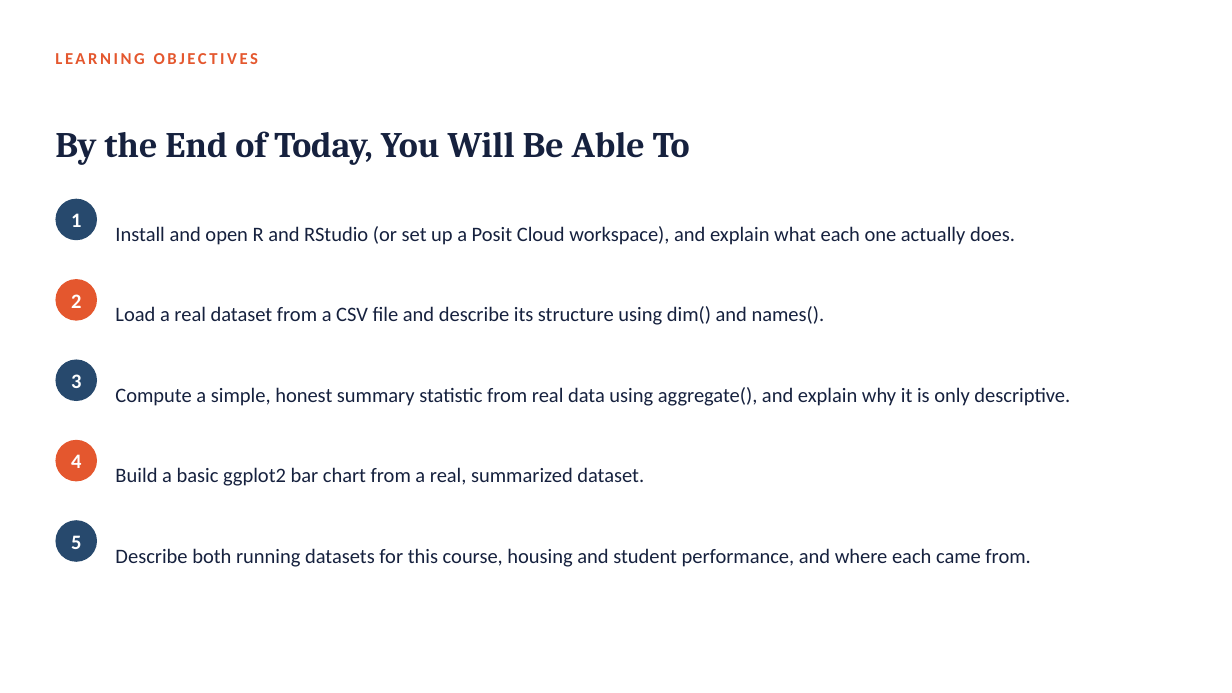
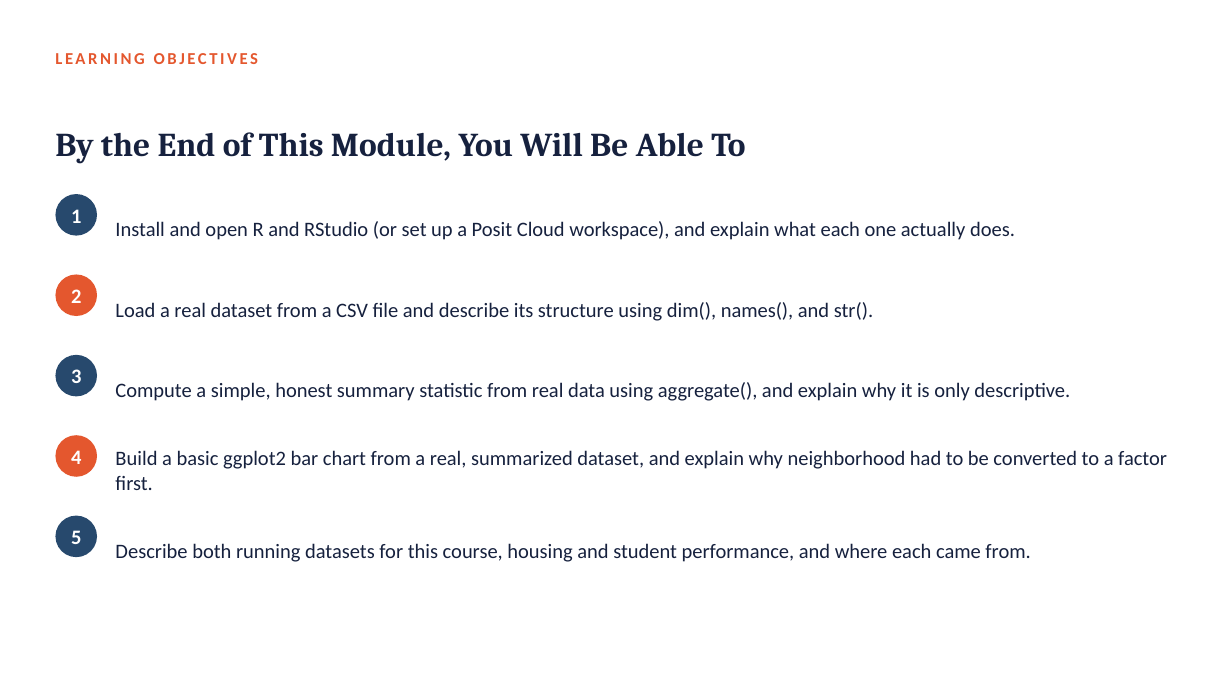
Before and after one commit to fmurital/Teaching-Curriculum, a slide deck: slide 4 of DATA-3230-Data-Visualization/01_Getting_Started_with_R_and_RStudio/Lecture_Slides/Module01_Getting_Started_with_R_and_RStudio.pptx (slide 5 before the commit). Drawn at 1232x693 pixels with LibreOffice and Linux fonts; fonts in the diff are those of the drawing. Boxes give left, top, right and bottom in pixels: in the first picture for what was removed or moved away, otherwise in the second. Text is boxed around its words. In the diff, an @@ line names an element or a change of style, - is before the commit and + after.

Commit message:
Expand Module 1 lecture deck to 74 slides with real code output
Grows the Module 1 deck from 29 to 74 slides so it covers a full
module's worth of material. Every live-coding moment now pairs the
real R code with the actual console output a student will see,
captured by running module1_first_look.R (extended in this commit
to reproduce every number and chart on the slides) against the real
ames_housing.csv and student_performance_math.csv files. Adds a
second full worked example using the student performance data
(studytime vs. final grade), more concept and history slides, and
several new interactive/reflection moments, while keeping the
existing three-segment, two-break structure.

```diff
--- a/DATA-3230-Data-Visualization/01_Getting_Started_with_R_and_RStudio/Lecture_Slides/Module01_Getting_Started_with_R_and_RStudio.pptx
+++ b/DATA-3230-Data-Visualization/01_Getting_Started_with_R_and_RStudio/Lecture_Slides/Module01_Getting_Started_with_R_and_RStudio.pptx
@@ text at box(55, 132, 745, 164): text changed; size 28 to 26 pt @@
-By the End of Today, You Will Be Able To
+By the End of This Module, You Will Be Able To
@@ text at box(115, 302, 873, 321): text changed @@
-Load a real dataset from a CSV file and describe its structure using dim() and names().
+Load a real dataset from a CSV file and describe its structure using dim(), names(), and str().
@@ 8 texts, 5 ellipses: place and size @@
-8 texts, 5 ellipses at box(55, 199, 1070, 567)
+8 texts, 5 ellipses at box(55, 194, 1070, 562)
@@ text at box(115, 450, 1167, 490): text changed @@
-Build a basic ggplot2 bar chart from a real, summarized dataset.
+Build a basic ggplot2 bar chart from a real, summarized dataset, and explain why neighborhood had to be converted to a factor first.
```
Also in this commit, not shown: 17 other slides changed, 47 slides added, 2 slides removed, 1 other file.
